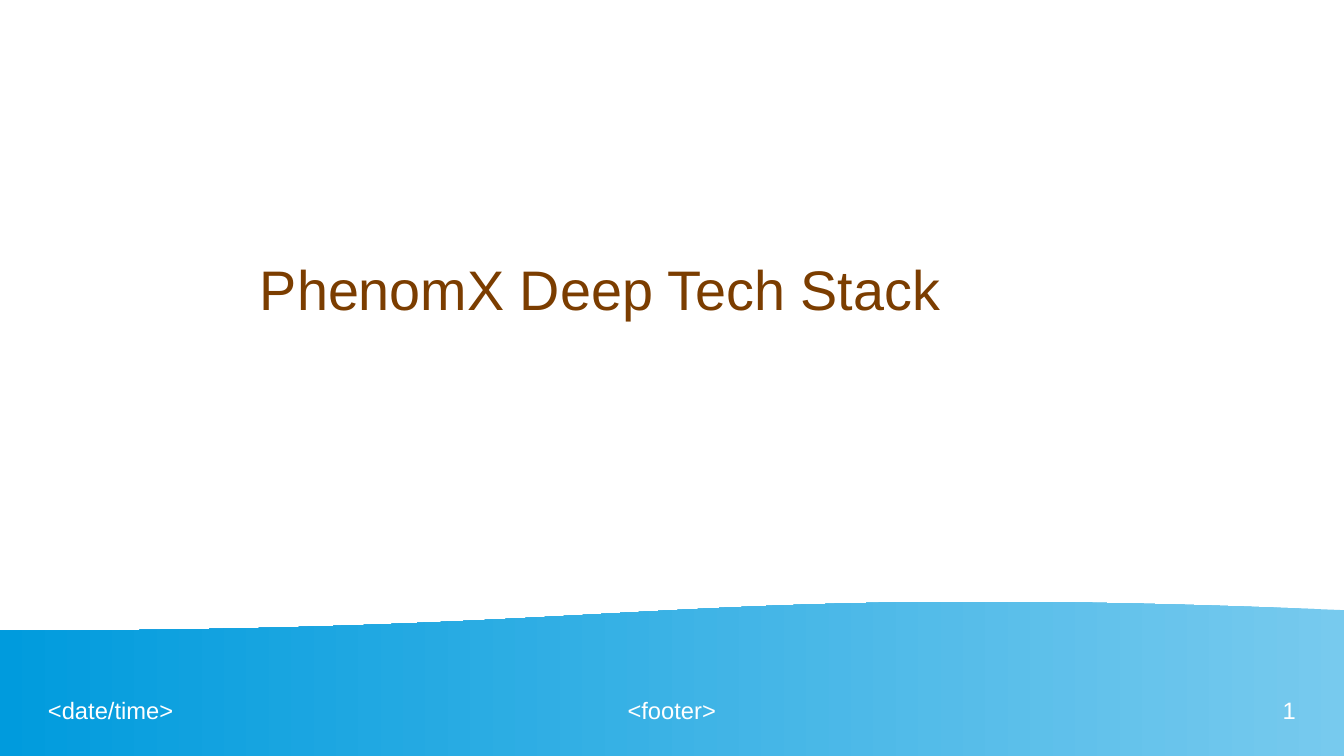
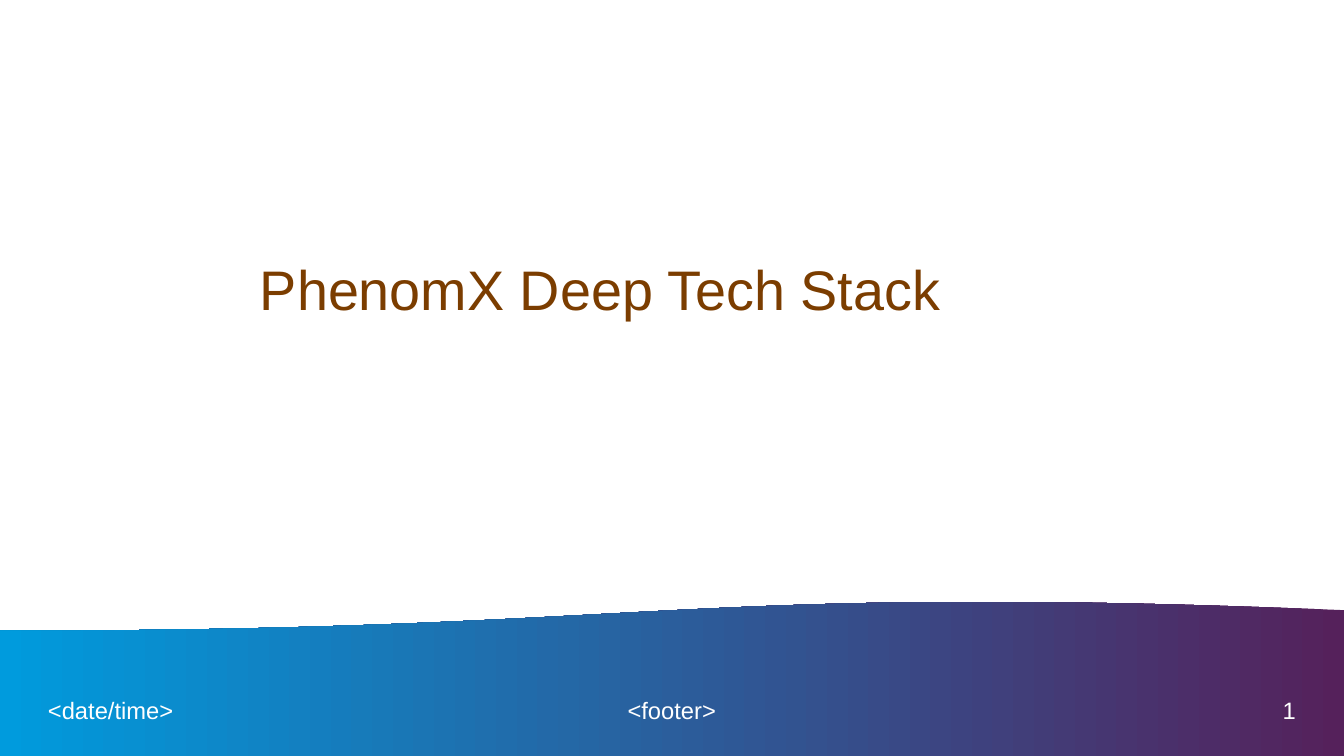
Before and after one commit to DrI-T/PhenoMY, a slide deck: slide 1 of pitch/Deep Tech Stack.pptx. Drawn at 1344x756 pixels with LibreOffice and Linux fonts; fonts in the diff are those of the drawing. Boxes give left, top, right and bottom in pixels: in the first picture for what was removed or moved away, otherwise in the second. Text is boxed around its words. In the diff, an @@ line names an element or a change of style, - is before the commit and + after.

```diff
--- a/pitch/Deep Tech Stack.pptx
+++ b/pitch/Deep Tech Stack.pptx
@@ flow chart document at [0, 600, 1344, 756]: fill gradient #77CAEE to #009BDD to gradient #55215B to #009BDD @@
```
Also in this commit, not shown: 1 other slide changed.
